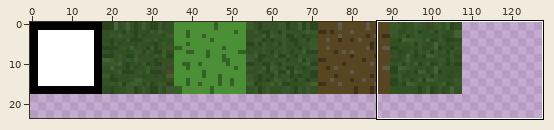
Sprite sheet -- assets/tiles.png. The picture above shows the old version from afar; the outline marks the close-up.
Close-up. Before the edit:
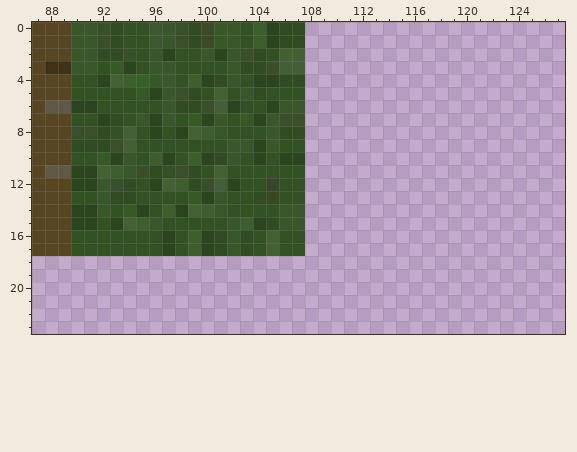
The file is 128x32 pixels. Colours within 5 levels of each other are drawn and written as one. Shown: x 87..127, y 0..23. The wide view leaves out empty margins.
New version:
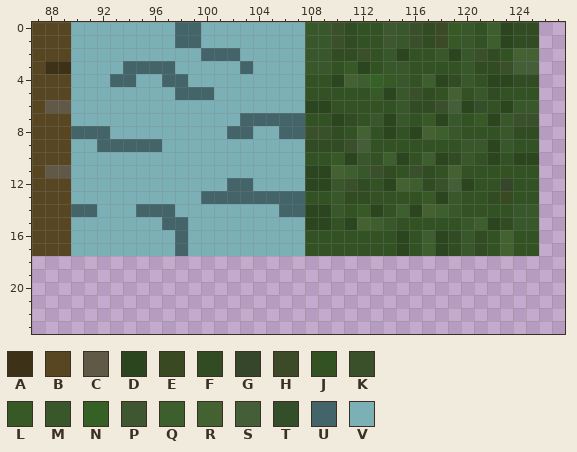
Palette (. is transparent): A #3d3117  B #574621  C #615948  D #2b461f  E #394921  F #314c23  G #35462a  H #3c4a27  J #325223  K #39502a  L #365925  M #38572b  N #356126  P #3f5731  Q #3d5e2d  R #446131  S #445e38  T #324f29  U #43656a  V #7cb0b7
Changes in this commit:
y 0..1: x 90..125 MMKFJJPMKFHLMJQDFF.................. -> VVVVVVVVUUVVVVVVVVMMKFJJPMKFHLMJQDFF
y 2: x 90..125 MMFFKJMDJJMDMKFJRR.................. -> VVVVVVVVVVUUUVVVVVMMFFKJMDJJMDMKFJRR
y 3: x 90..125 MMJLDJMMJJJJMFFKSS.................. -> VVVVUUUUVVVVVUVVVVMMJLDJMMJJJJMFFKSS
y 4: x 90..125 JJDRQNLMJQDFMJDDFF.................. -> VVVUUVVUUVVVVVVVVVJJDRQNLMJQDFMJDDFF
y 5: x 90..125 JJJJJLDMKFJRJMFJJJ.................. -> VVVVVVVVUUUVVVVVVVJJJJJLDMKFJRJMFJJJ
y 6: x 90..125 DDJJJJJMFFKSDTJDMM.................. -> VVVVVVVVVVVVVVVVVVDDJJJJJMFFKSDTJDMM
y 7: x 90..125 JJDFJMDMJLDMJLDMKK.................. -> VVVVVVVVVVVVVUUUUUJJDFJMDMJLDMJLDMKK
y 8: x 90..125 KKFJRJDJDRQMJJJMFF.................. -> UUUVVVVVVVVVUUVVUUKKFJRJDJDRQMJJJMFF
y 9: x 90..125 FFFKSJJJJJJJMMDMJJ.................. -> VVUUUUUVVVVVVVVVVVFFFKSJJJJJJJMMDMJJ
y 10: x 90..125 JJLDMJQDJQDFMJDJDD.................. -> VVVVVVVVVVVVVVVVVVJJLDMJQDJQDFMJDJDD
y 11: x 90..125 DDRQMKFJKFJRJJJJJJ.................. -> VVVVVVVVVVVVVVVVVVDDRQMKFJKFJRJJJJJJ
y 12: x 90..125 DDMKFJDRQFKSDJJGJJ.................. -> VVVVVVVVVVVVUUVVVVDDMKFJDRQFKSDJJGJJ
y 13: x 90..125 JJMFFJJJJLDMJJFEJJ.................. -> VVVVVVVVVVUUUUUUUUJJMFFJJJJLDMJJFEJJ
y 14: x 90..125 DDMJLDJQDRQMJJJJMM.................. -> UUVVVUUUVVVVVVVVUUDDMJLDJQDRQMJJJJMM
y 15: x 90..125 DDJDRQMJJJJJMQDFMM.................. -> VVVVVVVUUVVVVVVVVVDDJDRQMJJJJJMQDFMM
y 16..17: x 90..125 JJJJJJJDJQDFMFJRJJ.................. -> VVVVVVVVUVVVVVVVVVJJJJJJJDJQDFMFJRJJ
